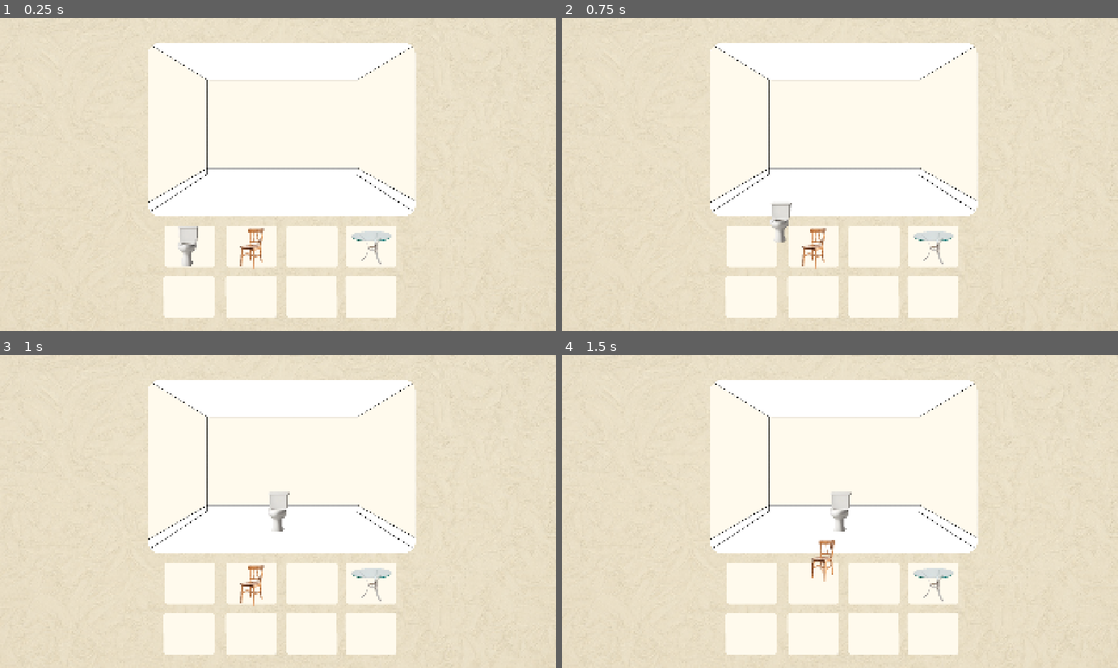
Above: before the commit, frames 1-4 (two rows, left to right).
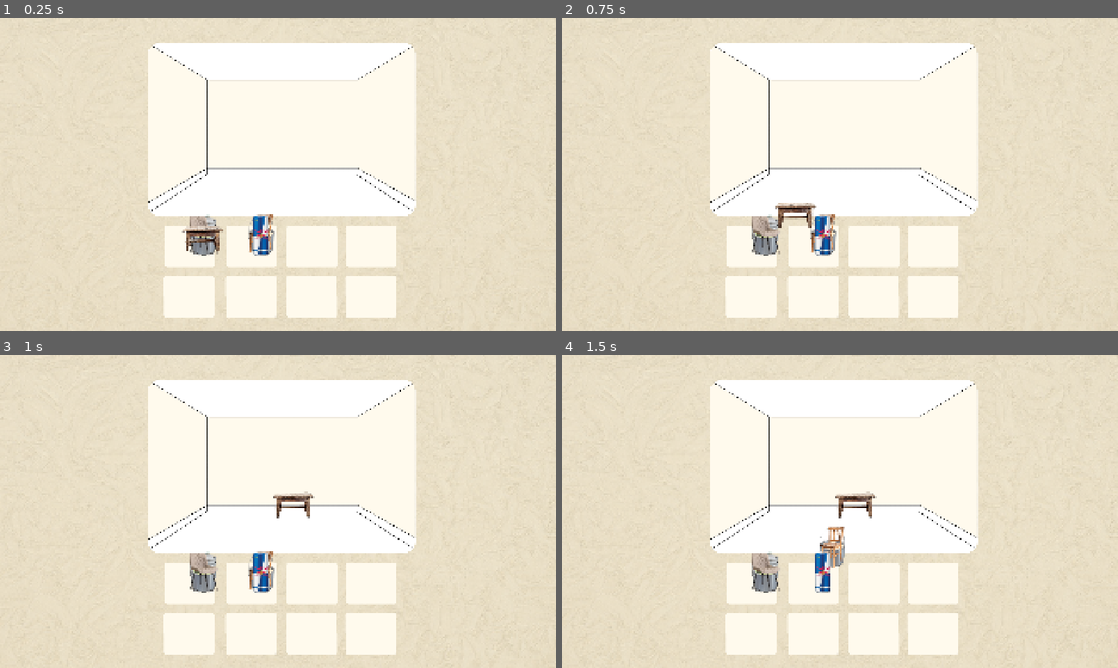
Above: after the commit, the same moments.

Repository: wgold152/hackathon
Game: Godot game, scene res://scenes/main.tscn
Two runs of this game, one before a commit and one after it. Both use one fixed random seed, a clock stepped at 60 frames per second and the inputs below.
Inputs (mouse positions are in pixels of both pictures, inside the frame that each line leads up to):
- Up to frame 1 (0.25 s): no input
- Up to frame 2 (0.75 s): tap Enter at 0.5 s; drag from (751, 246) to (840, 174) at 0.52 s
- Up to frame 3 (1 s): no input
- Up to frame 4 (1.5 s): tap Space at 1.25 s; drag from (812, 586) to (840, 511) at 1.27 s

The runs differ from the first frame. In frame 1, 1.7% of the frame differs, in the area x 32-71%, y 62-81%; in frame 2, 1.8%; in frame 3, 1.9%; in frame 4, 2.0%, in the area x 34-71%, y 43-79%.

Commit message:
working on instantiating inv in position

Diff:
--- a/project.godot
+++ b/project.godot
@@ -19,7 +19,7 @@
 
 PlayerControls="*uid://12wi1im6fs8w"
 MusicPlayer="*uid://b2ydac6amwd64"
-FurnitureFromDir="*uid://cw7oo8qemsvlh"
+Inventory="*uid://b0ujr3mu7sim3"
 
 [display]
 
--- a/scenes/main.tscn
+++ b/scenes/main.tscn
@@ -4,13 +4,10 @@
 [ext_resource type="Script" uid="uid://dtq686xc4nugn" path="res://scripts/turns.gd" id="1_tefeu"]
 [ext_resource type="Texture2D" uid="uid://j56v83ic8207" path="res://sprites/furniture_windows.png" id="2_jyhfs"]
 [ext_resource type="Texture2D" uid="uid://cf48ckbq07wpb" path="res://sprites/room_window.png" id="3_tbgi4"]
-[ext_resource type="PackedScene" uid="uid://b3qwexkr7jw31" path="res://scenes/furniture/wooden_chair.tscn" id="4_tbgi4"]
-[ext_resource type="PackedScene" uid="uid://bxqc5hvmhings" path="res://scenes/furniture/toilet.tscn" id="4_tefeu"]
 [ext_resource type="Texture2D" uid="uid://ckp2b5metv0so" path="res://sprites/floor.png" id="5_choun"]
 [ext_resource type="Texture2D" uid="uid://s23egfx3fwvx" path="res://sprites/roof.png" id="6_ya4ey"]
 [ext_resource type="Texture2D" uid="uid://cievb5rel8a6" path="res://sprites/wall_creases.png" id="7_eb6dy"]
 [ext_resource type="Texture2D" uid="uid://irnhr6aogit0" path="res://sprites/trim.png" id="8_trceg"]
-[ext_resource type="PackedScene" uid="uid://cik48k8dcq884" path="res://scenes/furniture/glass_table.tscn" id="11_ya4ey"]
 
 [node name="main" type="Node" unique_id=1407008599]
 script = ExtResource("1_tefeu")
@@ -24,6 +21,7 @@
 texture = ExtResource("1_sugp2")
 
 [node name="FurnitureWindows" type="Sprite2D" parent="." unique_id=1666163737]
+z_index = -1
 position = Vector2(960, 540)
 texture = ExtResource("2_jyhfs")
 
@@ -46,12 +44,6 @@
 [node name="Trim" type="Sprite2D" parent="RoomWindow" unique_id=615806724]
 texture = ExtResource("8_trceg")
 
-[node name="Toilet" parent="." unique_id=851722151 instance=ExtResource("4_tefeu")]
-position = Vector2(649, 785)
-
-[node name="Chair" parent="." unique_id=1491436941 instance=ExtResource("4_tbgi4")]
-position = Vector2(869, 797)
-
 [node name="RoomArea" type="Area2D" parent="." unique_id=1202059844 groups=["Room Area"]]
 position = Vector2(960, 540)
 
@@ -69,6 +61,3 @@
 [node name="CollisionPolygon2D" type="CollisionPolygon2D" parent="RoofArea" unique_id=900456277]
 position = Vector2(960, 540)
 polygon = PackedVector2Array(-411, -463, -411, -460.8, -423.7, -457, -429.5, -457, -440, -442.6, -440, -437.2, -252, -321.2, -252, -318, 269, -317, 271.40002, -317, 467.40002, -435, 470.5, -435, 472.90002, -441.6, 459, -453.3, 459, -456, 437, -461.1, 437, -463)
-
-[node name="GlassTable" parent="." unique_id=1121474194 instance=ExtResource("11_ya4ey")]
-position = Vector2(1284, 782)
--- a/scripts/inventory.gd
+++ b/scripts/inventory.gd
@@ -1,6 +1,4 @@
 extends Node
-
-class_name Inventory
 
 static var furnishings = []
 static var inventory = []
@@ -42,11 +40,25 @@
 			print(str(temp) + "Added to inventory")
 
 func InstantiateItems(inventory):
-	print(inventory)
+	var increment = 200
+	var basePositionx = 700
+	var basePositiony = 750
+	var inventoryVectors = [Vector2(basePositionx, basePositiony),
+						Vector2(basePositionx+increment, basePositiony),
+						Vector2(basePositionx+increment, basePositiony),
+						Vector2(basePositionx+increment, basePositiony),
+						Vector2(basePositionx, basePositiony),
+						Vector2(basePositionx, basePositiony),
+						Vector2(basePositionx, basePositiony),
+						Vector2(basePositionx, basePositiony)]
+	var count = 0
 	for x in inventory:
 		print(x)
 		var instance = x.instantiate()
 		add_child(instance)
+		print(inventoryVectors[count])
+		instance.position = inventoryVectors[count]
+		count = count + 1
 
 static func AddFurniture(furnishing):
 	furnishings.append(furnishing)
@@ -63,5 +75,6 @@
 	DirContents(path)
 	PopulateInventory()
 	print(inventory)
+	print("WAHHHH")
 	InstantiateItems(inventory)
 	print(furnitureStore)
